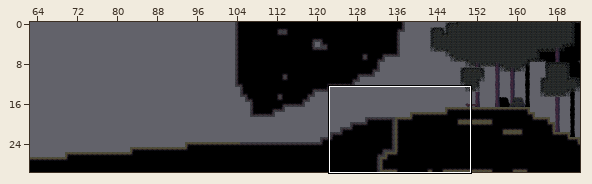
Tiled map -- AngryCastle/levels/hamond_02.tmx. The picture above shows the old version from afar; the outline marks the close-up.
Close-up. Before the commit:
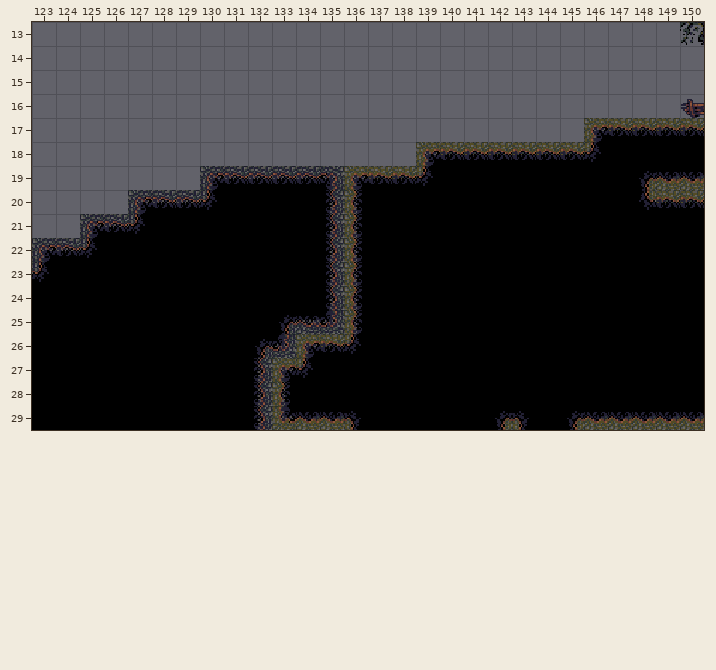
Cells are 16x16 px. Shown: x 123..150, y 13..29. The commit also changed other parts of the map, which this record leaves out.
After the commit:
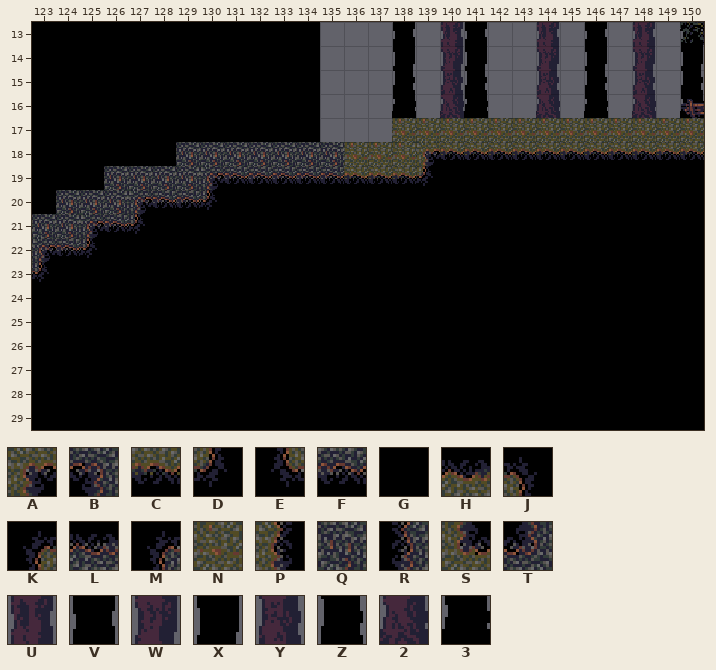
Key: from "Hamond_tileset": A 1, B 5, C 32, D 33, E 34, F 35, G 59, H 64, J 65, K 66, L 67, M 69, N 96, P 97, Q 99, R 101, S 129, T 133, U 179, V 187, W 211, X 219, Y 243, Z 251, 2 275, 3 283.
_ is an empty cell.
Tiles replaced or removed in this view: A, B, C, D, E, G, H, J, K, L, M, P, R, S, T.
From old to new:
Changed rows in their new state; . is an unchanged cell.
Layer "SilhouetteLayer":
first column x 123:
13 GGGGGGGGGGGG...V..V....V...V
14 GGGGGGGGGGGG...X..X....X...X
15 GGGGGGGGGGGG...Z..Z....Z...Z
16 GGGGGGGGGGGG...3..3....3...3
17 GGGGGGGGGGGG................
18 GGGGGG......................
19 GGG.........................
20 G...........................
Layer "BackgroundLayer":
first column x 140:
13 U...U...U
14 W...W...W
15 Y...Y...Y
16 2...2...2
Layer "GameLayer":
first column x 123:
17 ...............NNNNNNNNNNNNN
18 ......QQQQQQQNNN.......CCCCC
19 ...QQQQ.....FC...........GGG
20 .QQQ........GG...........GGG
21 QQ..........GG..............
22 ............GG..............
23 ............GG..............
24 ............GG..............
25 ..........GGGG..............
26 .........GGGGG..............
27 .........GGG................
28 .........GG.................
29 .........GGGGG.....GG.GGGGGG
Where, in picture pixels (left, top, right, bottom), the same in both close-ups:
changed: (32, 22, 704, 430)
